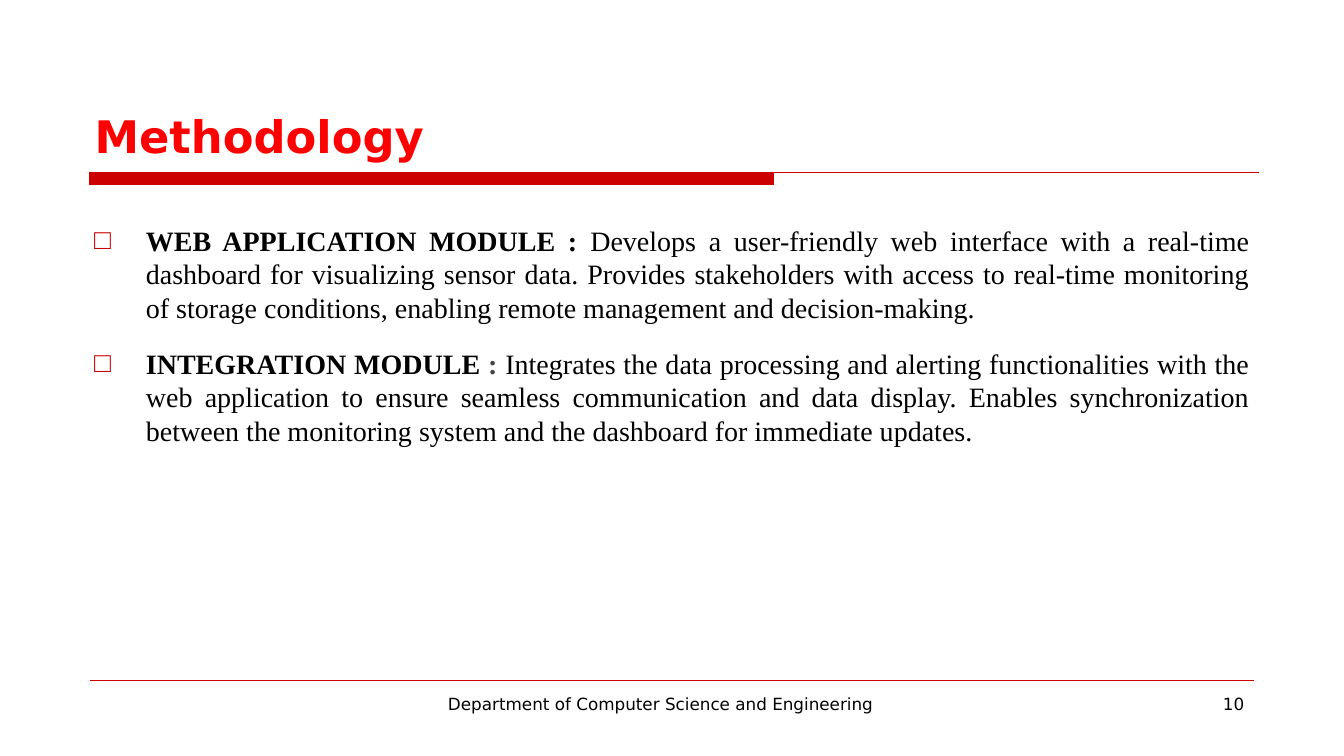
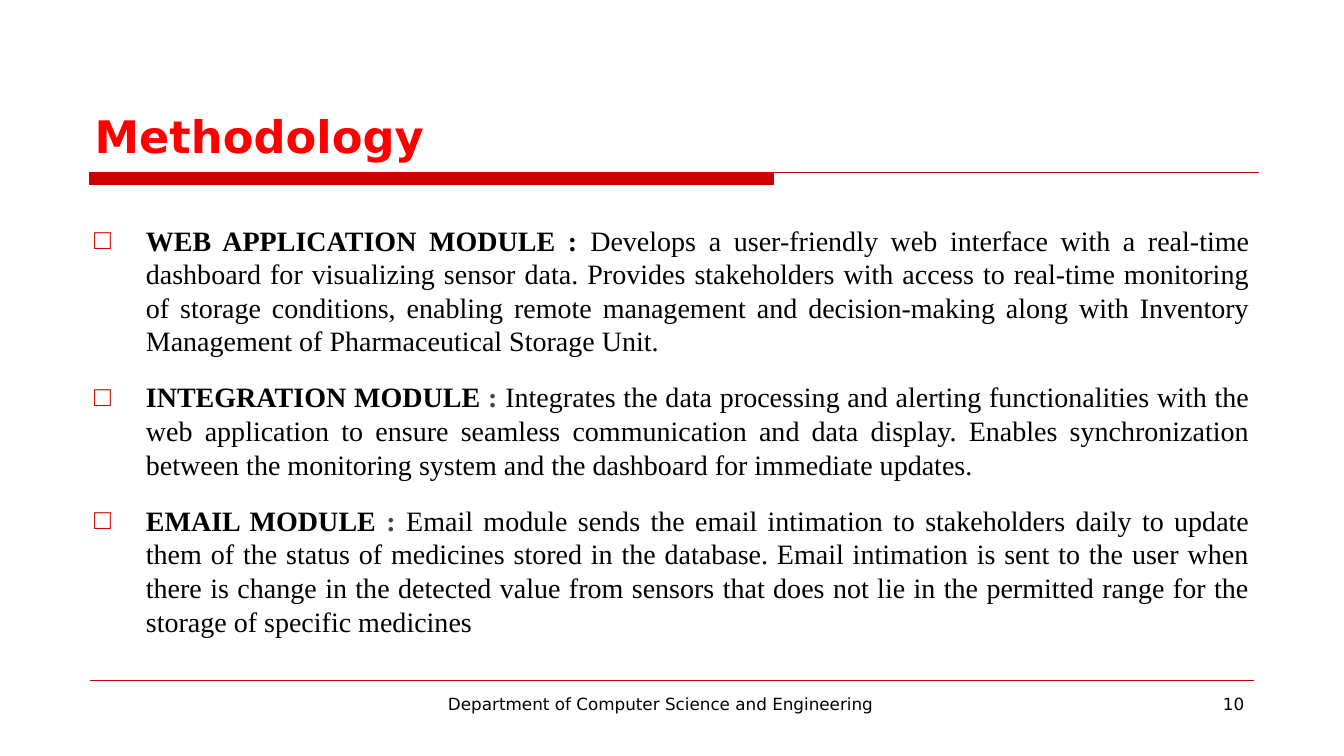
Before and after one commit to hayagreevanv-rec/210701080-CS19P11-IOT-Lab, a slide deck: slide 10 of Mini Project/PPT/IOT Presentation Final.pptx. Drawn at 1344x756 pixels with LibreOffice and Linux fonts; fonts in the diff are those of the drawing; background and template pictures are left out. Boxes give left, top, right and bottom in pixels: in the first picture for what was removed or moved away, otherwise in the second. Text is boxed around its words. In the diff, an @@ line names an element or a change of style, - is before the commit and + after.

```diff
--- a/Mini Project/PPT/IOT Presentation Final.pptx
+++ b/Mini Project/PPT/IOT Presentation Final.pptx
@@ text at (146,231,1249,357): text changed @@
-□ WEB APPLICATION MODULE : Develops a user-friendly web interface with a real-time dashboard for visualizing sensor data. Provides stakeholders with access to real-time monitoring of storage conditions, enabling remote management and decision-making.
+□ WEB APPLICATION MODULE : Develops a user-friendly web interface with a real-time dashboard for visualizing sensor data. Provides stakeholders with access to real-time monitoring of storage conditions, enabling remote management and decision-making along with Inventory Management of Pharmaceutical Storage Unit.
@@ text at (146,511,1249,637): paragraph added @@
+□ EMAIL MODULE : Email module sends the email intimation to stakeholders daily to update them of the status of medicines stored in the database. Email intimation is sent to the user when there is change in the detected value from sensors that does not lie in the permitted range for the storage of specific medicines
```
Also in this commit, not shown: 2 other slides changed.
